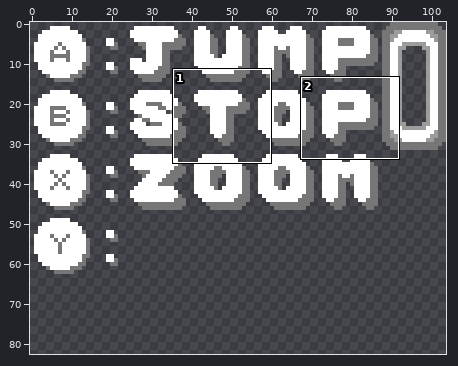
Edited in one commit: pixel-art file (assets/hud_compact.aseprite). Above, an overview of the earlier version with the close-up marked.
Close-up. Before the commit:
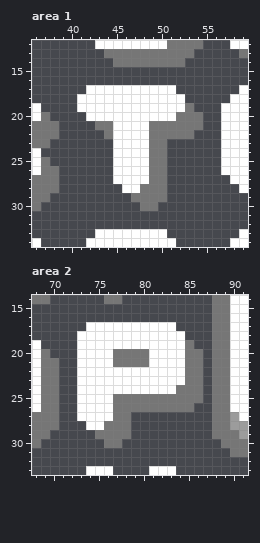
104x64 pixels, 1 frame. Shown: area 1: x 36..59, y 12..34; area 2: x 68..91, y 14..33. The old version is drawn lined up with the new one, on the new canvas. The wide view leaves out empty margins. The commit also changed other parts of the picture, which this record leaves out.
After the commit:
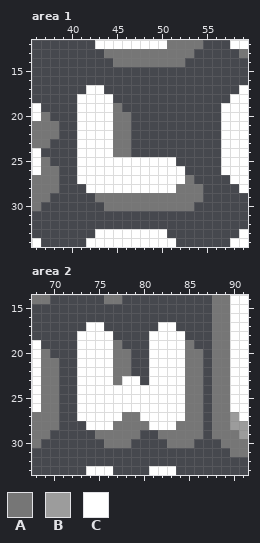
Palette (. is transparent): A #767676  B #9c9c9c  C #ffffff
Difference:
canvas 104x64 -> 104x96
--- area 1
@@ x 36..59 @@
 16 ........................
-17 ......CCCCCCCCCC.......C
-18 .....CCCCCCCCCCCC.....CC
-19 C....CCCCCCCCCCCCA...CCC
-20 CA....CCCCCCCCCCAAA..CCC
-21 AAA....AACCCCAAAAAA..CCC
-22 AAA.....ACCCCAAAAA...CCC
-23 AA.......CCCCAA......CCC
-24 C........CCCCAA......CCC
-25 CA.......CCCCAA......CCC
-26 CAA......CCCCAA......CCC
-27 AAA......CCCCAA.......CC
-28 AAA.......CCAAA........C
-29 AA.........AAAA.........
-30 A...........AA..........
+17 ......CC...............C
+18 .....CCCC.............CC
+19 C....CCCCA...........CCC
+20 CA...CCCCAA..........CCC
+21 AAA..CCCCAA..........CCC
+22 AAA..CCCCAA..........CCC
+23 AA...CCCCAA..........CCC
+24 C....CCCCAA..........CCC
+25 CA...CCCCCCCCCCC.....CCC
+26 CAA..CCCCCCCCCCCC....CCC
+27 AAA..CCCCCCCCCCCCA....CC
+28 AAA...CCCCCCCCCCAAA....C
+29 AA.....AAAAAAAAAAAA.....
+30 A.......AAAAAAAAAA......
 31 ........................
--- area 2
@@ x 74..88 @@
 16 ..............A
-17 CCCCCCCCCC....A
-18 CCCCCCCCCCC...A
-19 CCCCCCCCCCCA..A
-20 CCCAAAACCCCAA.A
-21 CCCAAAACCCCAA.A
-22 CCCCCCCCCCCAA.A
-23 CCCCCCCCCCCAA.A
-24 CCCCCCCCCCAAA.A
-25 CCCAAAAAAAAAA.A
-26 CCCAAAAAAAAA..A
-27 CCCAA.........A
-28 CCAAA.........A
-29 .AAAA.........A
-30 ..AA...........
+17 CC......CC....A
+18 CCC....CCCC...A
+19 CCCA...CCCCA..A
+20 CCCAA..CCCCAA.A
+21 CCCAA..CCCCAA.A
+22 CCCAA..CCCCAA.A
+23 CCCACC.CCCCAA.A
+24 CCCCCCCCCCCAA.A
+25 CCCCCCCCCCCAA.A
+26 CCCCCCCCCCCAA.A
+27 CCCCAACCCCCAA.A
+28 CCCAAAACCCAAA.A
+29 .AAAAA..AAAAA.A
+30 ..AAA....AAA...
 31 ...............
Where, in picture pixels (left, top, right, bottom), the same in both close-ups:
changed: (77, 85, 203, 211)
changed: (104, 322, 203, 448)
